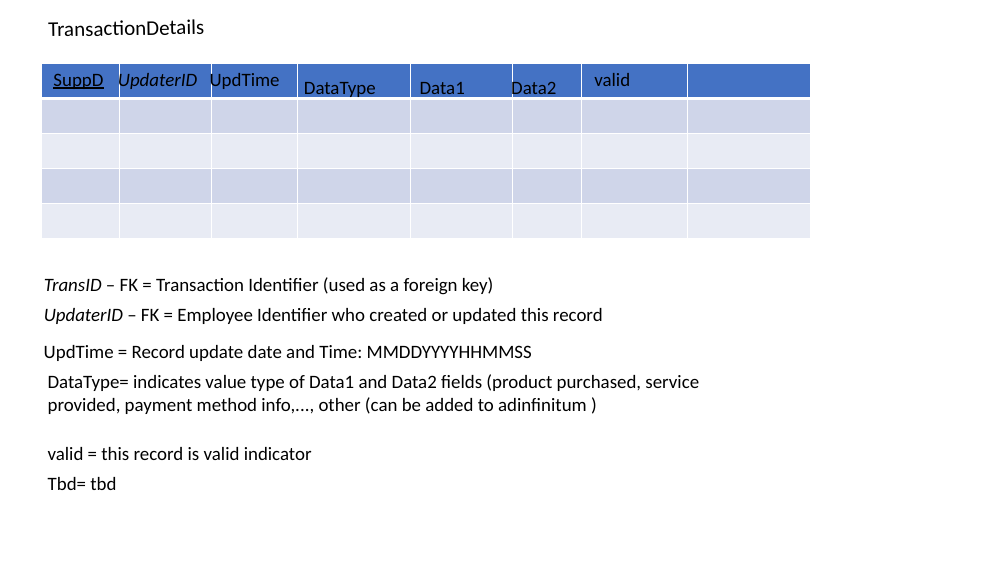
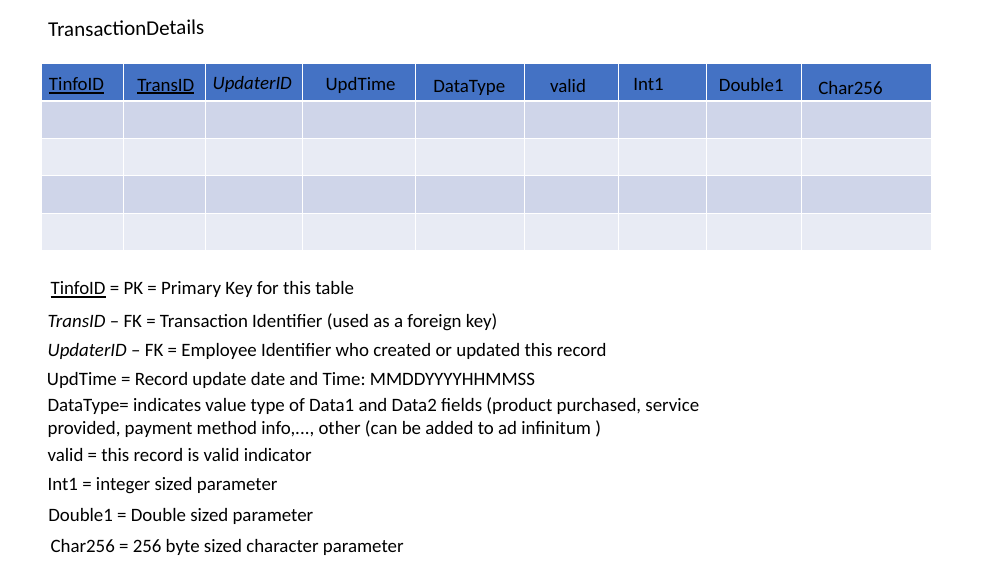
Before and after one commit to andrewroe/rosiessalon, a slide deck: slide 12 of RosieSalonDataModel.pptx. Drawn at 1008x567 pixels with LibreOffice and Linux fonts; fonts in the diff are those of the drawing. Boxes give left, top, right and bottom in pixels: in the first picture for what was removed or moved away, otherwise in the second. Text is boxed around its words. In the diff, an @@ line names an element or a change of style, - is before the commit and + after.

Commit message:
update Data Model

```diff
--- a/RosieSalonDataModel.pptx
+++ b/RosieSalonDataModel.pptx
@@ table at (x1=42, y1=64, x2=932, y2=250) @@
+column 9:  |  |  |  | 
@@ table resized from (x1=42, y1=64, x2=810, y2=239) to (x1=42, y1=64, x2=932, y2=250) @@
@@ text added at (x1=49, y1=77, x2=104, y2=94), 18 pt, text #000000, underline @@
+TinfoID
@@ text at (x1=137, y1=79, x2=194, y2=94): text changed @@
-SuppD
+TransID
@@ text "UpdaterID" rewrapped from (x1=118, y1=70, x2=197, y2=91) to (x1=213, y1=76, x2=292, y2=92) @@
@@ text "UpdTime" rewrapped from (x1=210, y1=70, x2=280, y2=91) to (x1=326, y1=77, x2=396, y2=93) @@
@@ text removed at (x1=420, y1=82, x2=465, y2=99) @@
-Data1
@@ text "DataType" moved from (x1=304, y1=82, x2=376, y2=99) to (x1=433, y1=80, x2=505, y2=95) @@
@@ text removed at (x1=511, y1=78, x2=556, y2=99) @@
-Data2
@@ text "valid" moved from (x1=594, y1=73, x2=630, y2=86) to (x1=550, y1=79, x2=586, y2=92) @@
@@ text added at (x1=633, y1=78, x2=663, y2=90), 18 pt, text #000000 @@
+Int1
@@ text added at (x1=719, y1=78, x2=784, y2=91), 18 pt, text #000000 @@
+Double1
@@ text added at (x1=818, y1=81, x2=882, y2=94), 18 pt, text #000000 @@
+Char256
@@ text added at (x1=51, y1=281, x2=354, y2=298), 18 pt, text #000000 @@
+TinfoID = PK = Primary Key for this table
@@ text "TransID – FK = Transaction ..." moved from (x1=44, y1=277, x2=494, y2=295) to (x1=48, y1=313, x2=498, y2=331) @@
@@ text "UpdaterID – FK = Employee ..." moved from (x1=44, y1=308, x2=603, y2=324) to (x1=48, y1=343, x2=607, y2=359) @@
@@ text "UpdTime = Record update date ..." moved from (x1=44, y1=345, x2=532, y2=361) to (x1=47, y1=372, x2=535, y2=388) @@
@@ text at (x1=48, y1=397, x2=699, y2=437): spaces changed @@
-DataType= indicates value type of Data1 and Data2 fields (product purchased, service provided, payment method info,..., other (can be added to adinfinitum )
+DataType= indicates value type of Data1 and Data2 fields (product purchased, service provided, payment method info,..., other (can be added to ad infinitum )
@@ text at (x1=48, y1=477, x2=278, y2=494): text changed @@
-Tbd= tbd
+Int1 = integer sized parameter
@@ text added at (x1=48, y1=508, x2=314, y2=524), 18 pt, text #000000 @@
+Double1 = Double sized parameter
@@ text added at (x1=51, y1=539, x2=404, y2=555), 18 pt, text #000000 @@
+Char256 = 256 byte sized character parameter
```
Also in this commit, not shown: 11 other slides changed.
